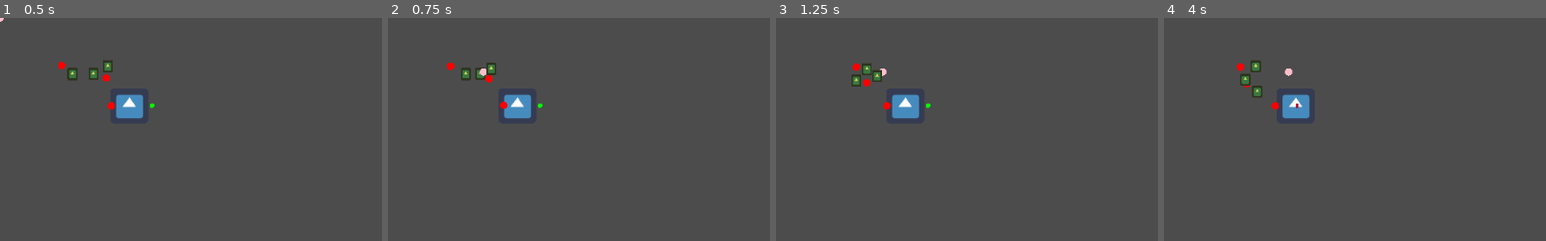
Above: before the commit, frames 1-4 (left to right).
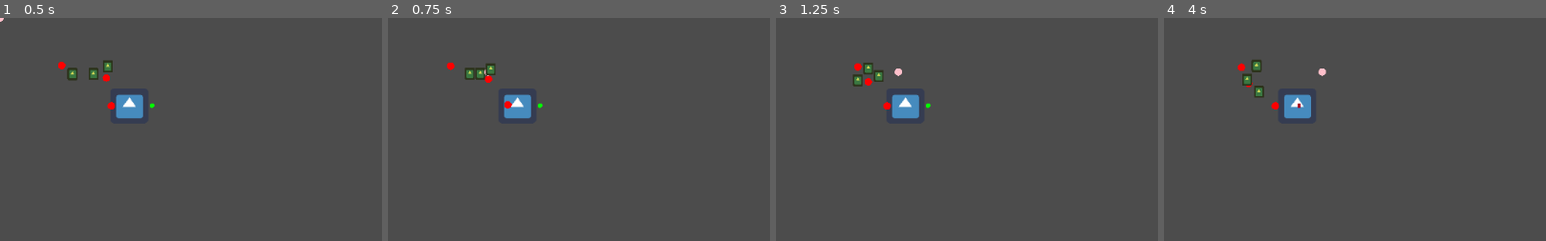
Above: after the commit, the same moments.

Repository: Cartogy/GWJ24
Game: Godot game, scene res://Scenes/test.tscn
Same seed, same stepped clock (60 frames per second), same inputs: the game is played once before the commit and once after it. The project has no main scene, so this scene is started directly. The engine's default icon, where the game draws it, is replaced by a stand-in: a white triangle on a blue panel in a dark square.
Inputs (mouse positions are % of the whole screen's width and height, from its top left):
- Up to frame 1 (0.5 s): no input
- Up to frame 2 (0.75 s): move the mouse to (72, 45) at 0.52 s; hold Right (ui_right) from 0.53 s (still down); hold T (chick_cmd) from 0.53 s (still down)
- Up to frame 3 (1.25 s): keep holding Right (ui_right); keep holding T (chick_cmd); tap M (follow_cmd) at 0.8 s
- Up to frame 4 (4 s): move the mouse to (30, 55) at 1.27 s; release Right (ui_right) at 1.28 s; release T (chick_cmd) at 1.28 s; hold Down (ui_down) 1.28-2.03 s; tap M (follow_cmd) at 1.35, 3.05 s; tap H (stay_cmd) at 1.55, 3.8 s; tap Enter at 2 s; move the mouse to (60, 28) at 2.02 s; hold Right (ui_right) 2.03-2.78 s; hold H (stay_cmd) 2.03-2.78 s; tap T (chick_cmd) at 2.3, 2.85 s; move the mouse to (45, 70) at 2.77 s; hold Up (ui_up) 2.78-3.53 s; move the mouse to (80, 65) at 3.52 s; hold Left (ui_left) from 3.53 s (still down); hold G (duck_cmd) from 3.53 s (still down)
The pictures show only the part of the screen within x 0-50%, y 0-50%; the shares and areas given below are measured in that part.

Frame 1 is identical in both runs. In frame 2, 0.4% of the frame differs, in the area x 15-33%, y 20-41%; in frame 3, 0.5%; in frame 4, 0.6%, in the area x 19-43%, y 18-45%.

Commit message:
Added velocity changes

Diff:
--- a/Scenes/Duck/Duck.tscn
+++ b/Scenes/Duck/Duck.tscn
@@ -34,7 +34,6 @@
 __meta__ = {
 "_edit_group_": true
 }
-speed = 50
 radius = 20
 steering = 0.04
 
--- a/Scenes/Duck/duck.gd
+++ b/Scenes/Duck/duck.gd
@@ -1,6 +1,6 @@
 extends KinematicBody2D
 
-export (int) var speed
+var speed = 30
 export (int) var radius
 export (float) var steering
 
@@ -43,3 +43,7 @@
 
 func _on_DuckMovement_stop_moving():
 	desired_direction = Vector2.ZERO
+
+
+func _on_PlayerController_change_duck_speed(spd):
+	speed = spd
--- a/Scenes/Duck/movement.gd
+++ b/Scenes/Duck/movement.gd
@@ -13,6 +13,7 @@
 
 	duck.move_and_slide(forward * duck.speed,Vector2(1,0))
 
+# interpolate forward vector and desired direction to get vector in between
 func move_forward(forward_v, desired_v):
 	var i_v = Vector2(0,0)
 	if desired_v != Vector2(0,0):
--- a/Scenes/FlockManager/flock_manager.gd
+++ b/Scenes/FlockManager/flock_manager.gd
@@ -36,19 +36,12 @@
 
 		chicks.append(chick)
 
-# Responsible for commands
-func _input(event):
-	if event.is_action_pressed("stay_cmd"):		# H
-		if current_chick_state != "Stay":
-			change_chick_state("Stay")
-	elif event.is_action_pressed("follow_cmd"):		# M
-		if current_chick_state != "Follow":
-			change_chick_state("Follow")
 
 func change_chick_state(state):
-	for chick in chicks:
-		chick.change_state(state)
-	current_chick_state = state
+	if current_chick_state != state:
+		for chick in chicks:
+			chick.change_state(state)
+		current_chick_state = state
 
 
 func update_goals(new_goal):
@@ -65,6 +58,9 @@
 	var avg_pos = sum / total_chicks
 	average_flock_center = avg_pos
 
+func change_flock_speed(spd):
+	for chick in chicks:
+		chick.set_speed(spd)
 
 
 func _on_ChickHordeMovement_update_flock_center(dir, spd):
@@ -79,3 +75,7 @@
 
 func _on_PlayerController_change_flock_state(state):
 	change_chick_state(state)
+
+
+func _on_PlayerController_change_chick_speed(spd):
+	change_flock_speed(spd)
--- /dev/null
+++ b/Scenes/PlayerController/Data/data_duck_detached.gd
@@ -0,0 +1 @@
+extends "../data_state.gd"
--- a/Scenes/PlayerController/PlayerController.tscn
+++ b/Scenes/PlayerController/PlayerController.tscn
@@ -1,12 +1,21 @@
-[gd_scene load_steps=5 format=2]
+[gd_scene load_steps=6 format=2]
 
 [ext_resource path="res://Scenes/PlayerController/player_controller.gd" type="Script" id=1]
 [ext_resource path="res://Scenes/PlayerController/chick_controller.gd" type="Script" id=2]
 [ext_resource path="res://Scenes/StateMachine/state_machine.gd" type="Script" id=3]
 [ext_resource path="res://Scenes/PlayerController/duck_controller.gd" type="Script" id=4]
+[ext_resource path="res://Scenes/PlayerController/data.gd" type="Script" id=5]
 
 [node name="PlayerController" type="Node2D"]
 script = ExtResource( 1 )
+
+[node name="Data" type="Node" parent="."]
+script = ExtResource( 5 )
+duck_attached_speed = 30.0
+duck_dettached_speed = 30.0
+chick_attached_speed = 30.0
+chick_horde_speed = 30.0
+chick_center_speed = 0.5
 
 [node name="StateMachine" type="Node" parent="."]
 script = ExtResource( 3 )
--- a/Scenes/PlayerController/chick_controller.gd
+++ b/Scenes/PlayerController/chick_controller.gd
@@ -4,10 +4,12 @@
 signal calculate_flock_center_average()
 
 var player
+var data
 var dir_v = Vector2.ZERO
 
 func _ready():
 	player = get_owner()
+	data = player.get_node("Data")
 
 func enter():
 	print("CHick COntrol")
@@ -19,7 +21,7 @@
 func update(delta):
 	dir_v = get_input().normalized()
 	if dir_v != Vector2.ZERO:
-		emit_signal("update_flock_center", dir_v, player.speed)
+		emit_signal("update_flock_center", dir_v, data.chick_center_speed)
 
 func input_handler():
 
--- /dev/null
+++ b/Scenes/PlayerController/data.gd
@@ -0,0 +1,10 @@
+extends Node
+
+export (float) var duck_attached_speed
+export (float) var duck_dettached_speed
+export (float) var chick_attached_speed
+
+export (float) var chick_horde_speed	# How fast the chicks move towards the designated center
+export (float) var chick_center_speed	# How fast the center of the horde moves. Used by Chick Controller
+
+var duck_steering = 0.04
--- /dev/null
+++ b/Scenes/PlayerController/data_state.gd
@@ -0,0 +1,17 @@
+extends "../StateMachine/state.gd"
+
+export (float) var duck_speed
+export (float) var chick_speed
+export (float) var horde_speed	# When controlling the chicks
+
+func _ready():
+	pass
+
+func get_duck_speed() -> float:
+	return duck_speed
+
+func get_chick_speed() -> float:
+	return chick_speed
+
+func get_horde_speed() -> float:
+	return horde_speed
--- a/Scenes/PlayerController/duck_controller.gd
+++ b/Scenes/PlayerController/duck_controller.gd
@@ -1,7 +1,9 @@
 extends "../StateMachine/state.gd"
 
-signal give_desired_direction(dir)
-signal stop_moving
+onready var player = get_owner()
+
+signal give_desired_direction(dir)		# Connceted to Duck
+signal stop_moving							# Connected to Duck
 
 func enter():
 	print("ENtering Duck Movement")
--- a/Scenes/PlayerController/player_controller.gd
+++ b/Scenes/PlayerController/player_controller.gd
@@ -1,11 +1,31 @@
 extends Node2D
+
+# Responsible for input from the player to play the game
 
 export (float) var speed
 
 signal change_flock_state(state)
+signal change_duck_speed(spd)
+signal change_chick_speed(spd)
 
-var cur_state = ""
 
+
+var cur_state = ""	# For chick commands
+
+func _ready():
+	emit_signal("change_duck_speed", $Data.duck_attached_speed)
+
+# Change state of Chicks
+func _input(event):
+	if event.is_action_pressed("stay_cmd"):		# H
+		emit_signal("change_flock_state", "Stay")
+		emit_signal("change_duck_speed", $Data.duck_dettached_speed)
+	elif event.is_action_pressed("follow_cmd"):		# M
+		emit_signal("change_flock_state", "Follow")
+		emit_signal("change_duck_speed", $Data.duck_attached_speed)
+		emit_signal("change_chick_speed", $Data.chick_attached_speed)
+
+# Direct control of Movement entities
 func get_input():
 	if Input.is_action_pressed("duck_cmd") && cur_state != "DuckController": 	#G
 		$StateMachine.change_state("DuckController")
@@ -14,12 +34,9 @@
 	elif Input.is_action_pressed("chick_cmd") && cur_state != "ChickController":		#T
 		$StateMachine.change_state("ChickController")
 		emit_signal("change_flock_state", "Flock")
+		emit_signal("change_chick_speed", $Data.chick_horde_speed)
 		cur_state = "ChickController"
 
 func _physics_process(delta):
 	get_input()
 	$StateMachine.tick(delta)
-
-# Called when the node enters the scene tree for the first time.
-func _ready():
-	pass # Replace with function body.
--- a/Scenes/test.tscn
+++ b/Scenes/test.tscn
@@ -8,11 +8,15 @@
 [node name="Node2D" type="Node2D"]
 
 [node name="PlayerController" parent="." instance=ExtResource( 4 )]
-speed = 0.5
+
+[node name="Data" parent="PlayerController" index="0"]
+duck_attached_speed = 25.0
+duck_dettached_speed = 50.0
+chick_horde_speed = 60.0
+chick_center_speed = 1.0
 
 [node name="Duck" parent="." instance=ExtResource( 2 )]
 position = Vector2( 173.902, 117.962 )
-speed = 30
 radius = 25
 
 [node name="FlockManager" parent="." instance=ExtResource( 3 )]
@@ -31,6 +35,8 @@
 [node name="Chick3" parent="FlockManager" instance=ExtResource( 1 )]
 position = Vector2( 141.226, 53.374 )
 duck_path = NodePath("../Duck")
+[connection signal="change_chick_speed" from="PlayerController" to="FlockManager" method="_on_PlayerController_change_chick_speed"]
+[connection signal="change_duck_speed" from="PlayerController" to="Duck" method="_on_PlayerController_change_duck_speed"]
 [connection signal="change_flock_state" from="PlayerController" to="FlockManager" method="_on_PlayerController_change_flock_state"]
 [connection signal="give_desired_direction" from="PlayerController/StateMachine/DuckMovement" to="Duck" method="_on_DuckMovement_give_desired_direction"]
 [connection signal="stop_moving" from="PlayerController/StateMachine/DuckMovement" to="Duck" method="_on_DuckMovement_stop_moving"]
